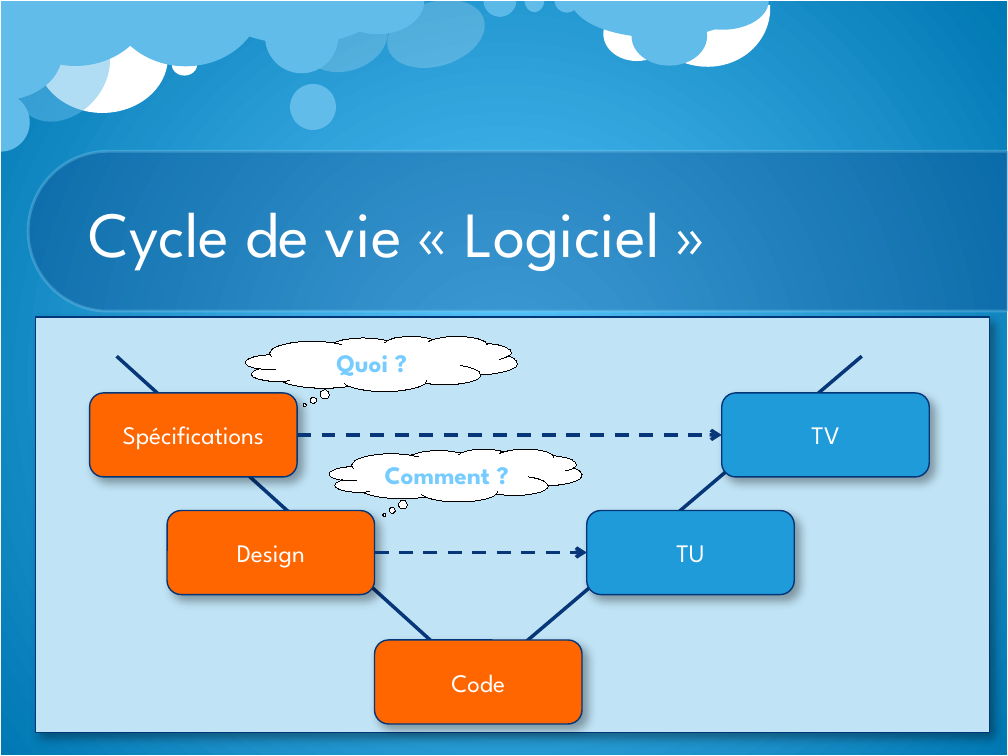
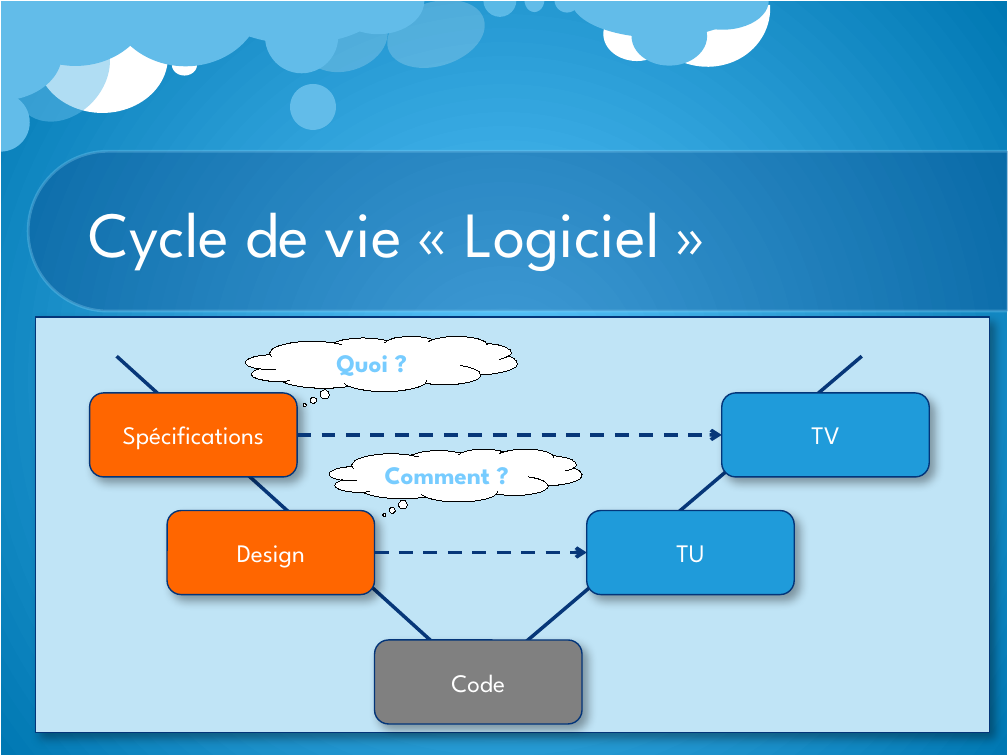
Before and after one commit to Qt-Widgets/PROJET_Drone, a slide deck: slide 9 of cr/CR_lundi_23_09_13.pptx (slide 5 before the commit). Drawn at 1008x756 pixels with LibreOffice and Linux fonts; fonts in the diff are those of the drawing; background and template pictures are left out. Boxes give left, top, right and bottom in pixels: in the first picture for what was removed or moved away, otherwise in the second. Text is boxed around its words. In the diff, an @@ line names an element or a change of style, - is before the commit and + after.

Commit message:
update .ppt

```diff
--- a/cr/CR_lundi_23_09_13.pptx
+++ b/cr/CR_lundi_23_09_13.pptx
@@ rounded rectangle "Code" at box(375, 640, 583, 724): fill #FF6600 to #808080 @@
```
Also in this commit, not shown: 1 other slide changed, 4 slides added, 1 slide removed, 1 other file.
